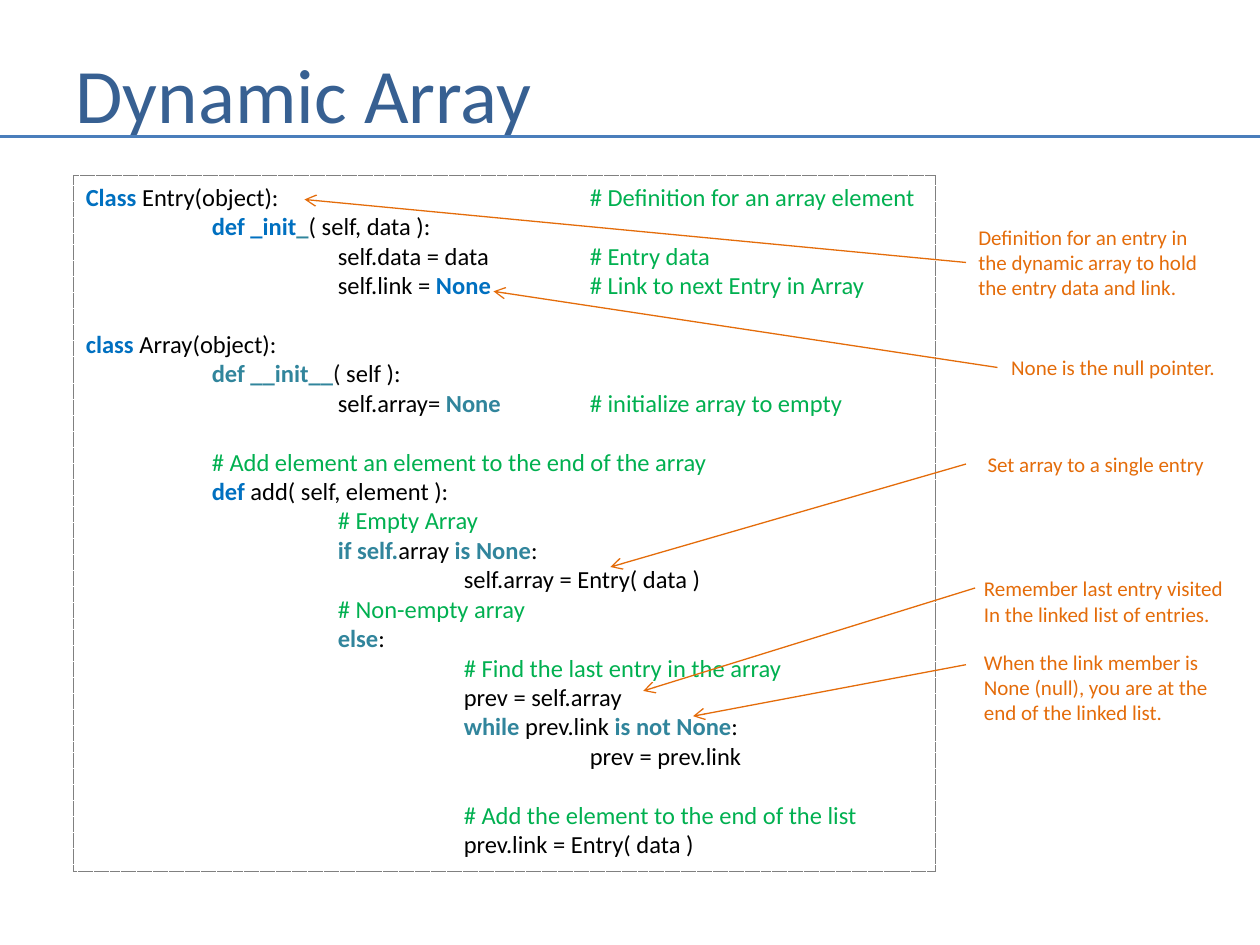
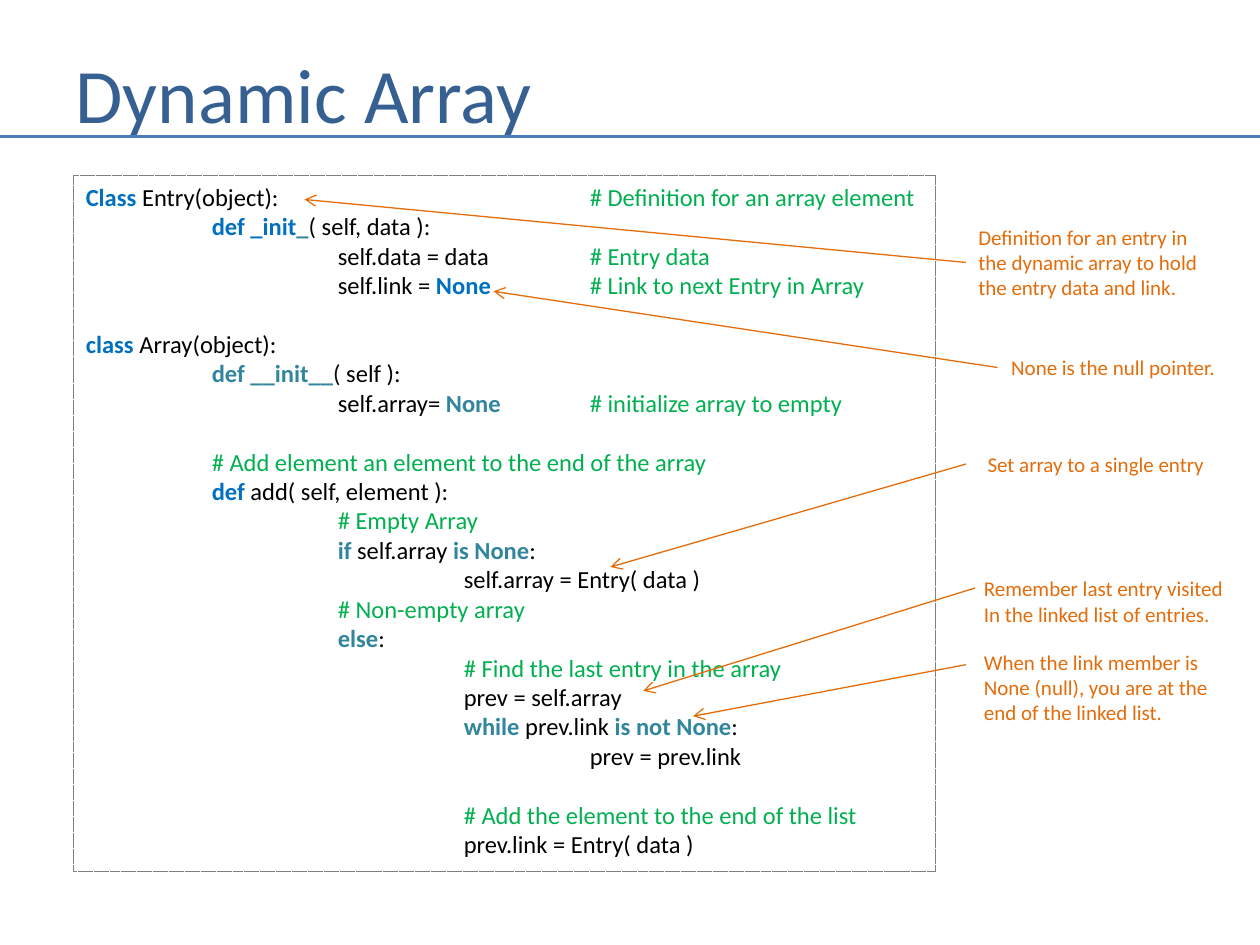
Before and after one commit to andrewferlitsch/Portland-Data-Science-Group, a slide deck: slide 9 of Presentations/Whiteboarding.pptx. Drawn at 1260x945 pixels with LibreOffice and Linux fonts; fonts in the diff are those of the drawing. Boxes give left, top, right and bottom in pixels: in the first picture for what was removed or moved away, otherwise in the second. Text is boxed around its words. In the diff, an @@ line names an element or a change of style, - is before the commit and + after.

```diff
--- a/Presentations/Whiteboarding.pptx
+++ b/Presentations/Whiteboarding.pptx
@@ text in rectangle at (338,542,536,563): text colour #31859C to #000000, bold off in "self.array" @@
```
Also in this commit, not shown: 1 other slide changed, 28 slides added.
